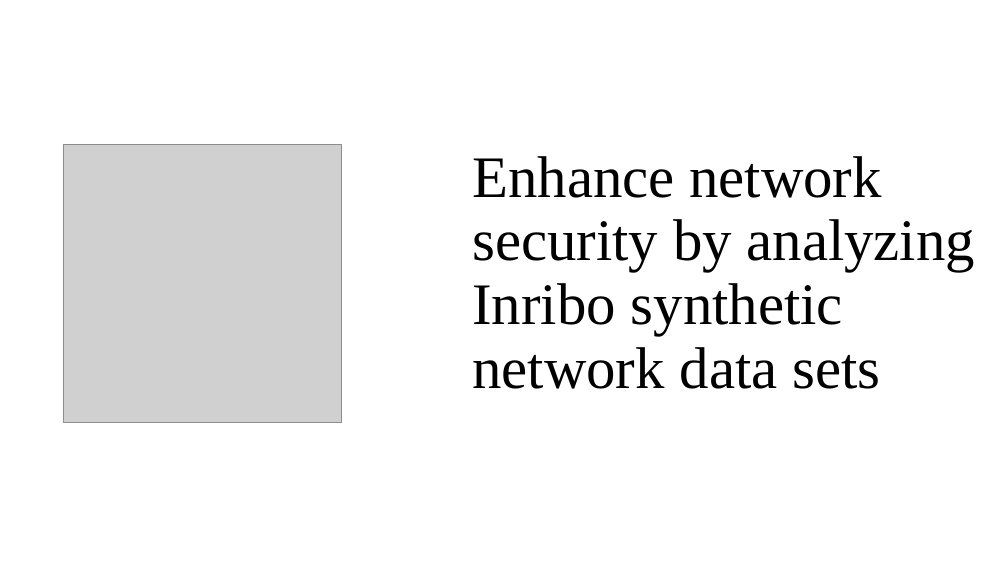
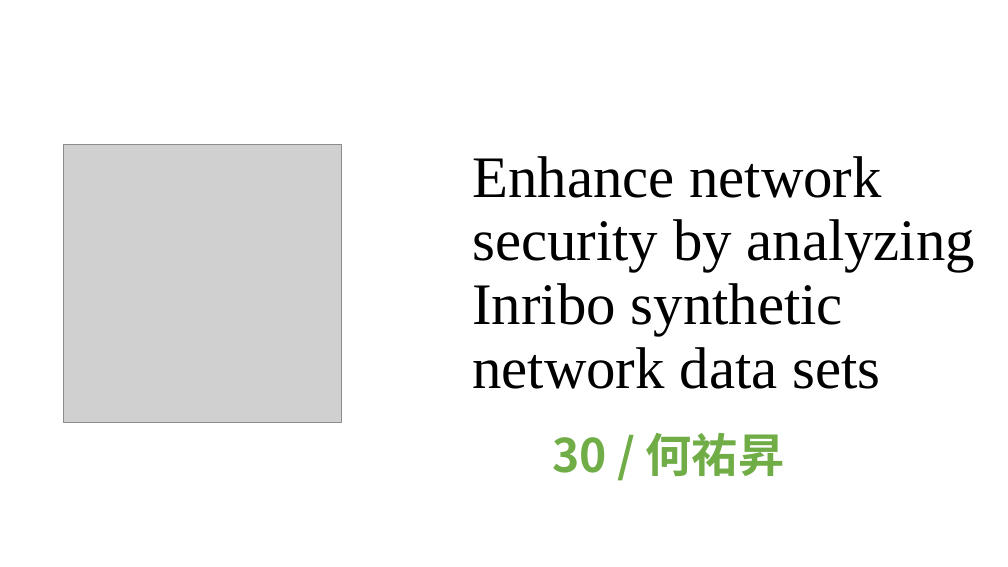
Before and after one commit to y4611676/Unanimous-Project, a slide deck: slide 1 of Enhance_network_security_by_analyzing_Inribo_synthetic_network_data_sets/Enhance_network_security_by_analyzing_Inribo_synthetic_network_data_sets.pptx. Drawn at 1008x567 pixels with LibreOffice and Linux fonts; fonts in the diff are those of the drawing; grey boxes stand for pictures. Boxes give left, top, right and bottom in pixels: in the first picture for what was removed or moved away, otherwise in the second. Text is boxed around its words. In the diff, an @@ line names an element or a change of style, - is before the commit and + after.

```diff
--- a/Enhance_network_security_by_analyzing_Inribo_synthetic_network_data_sets/Enhance_network_security_by_analyzing_Inribo_synthetic_network_data_sets.pptx
+++ b/Enhance_network_security_by_analyzing_Inribo_synthetic_network_data_sets/Enhance_network_security_by_analyzing_Inribo_synthetic_network_data_sets.pptx
@@ text added at [552, 433, 785, 476], 44 pt, text #70AD47, bold @@
+30 / 何祐昇
```
Also in this commit, not shown: 5 other slides changed, 4 slides added, 2 other files.
